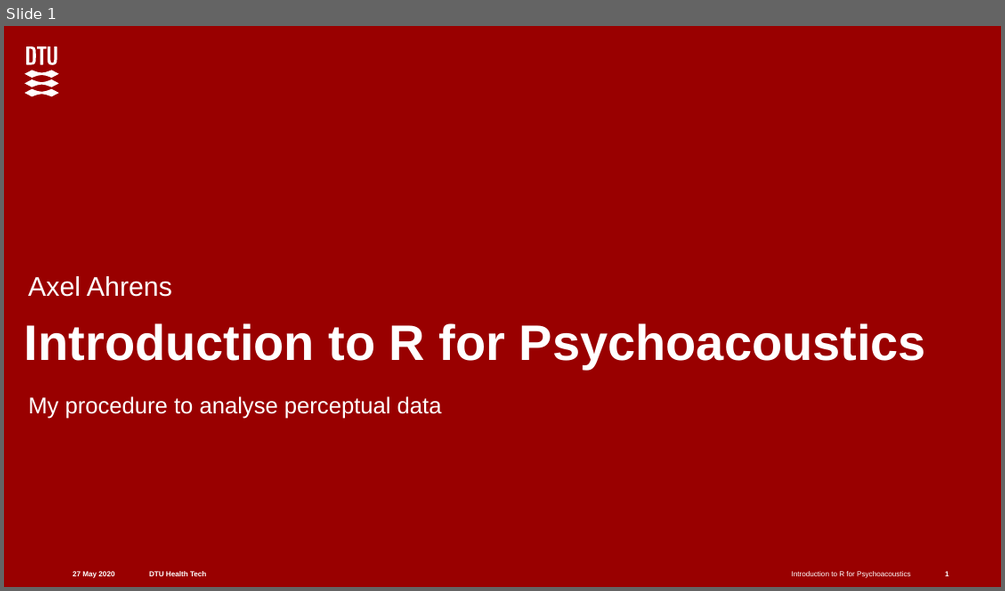
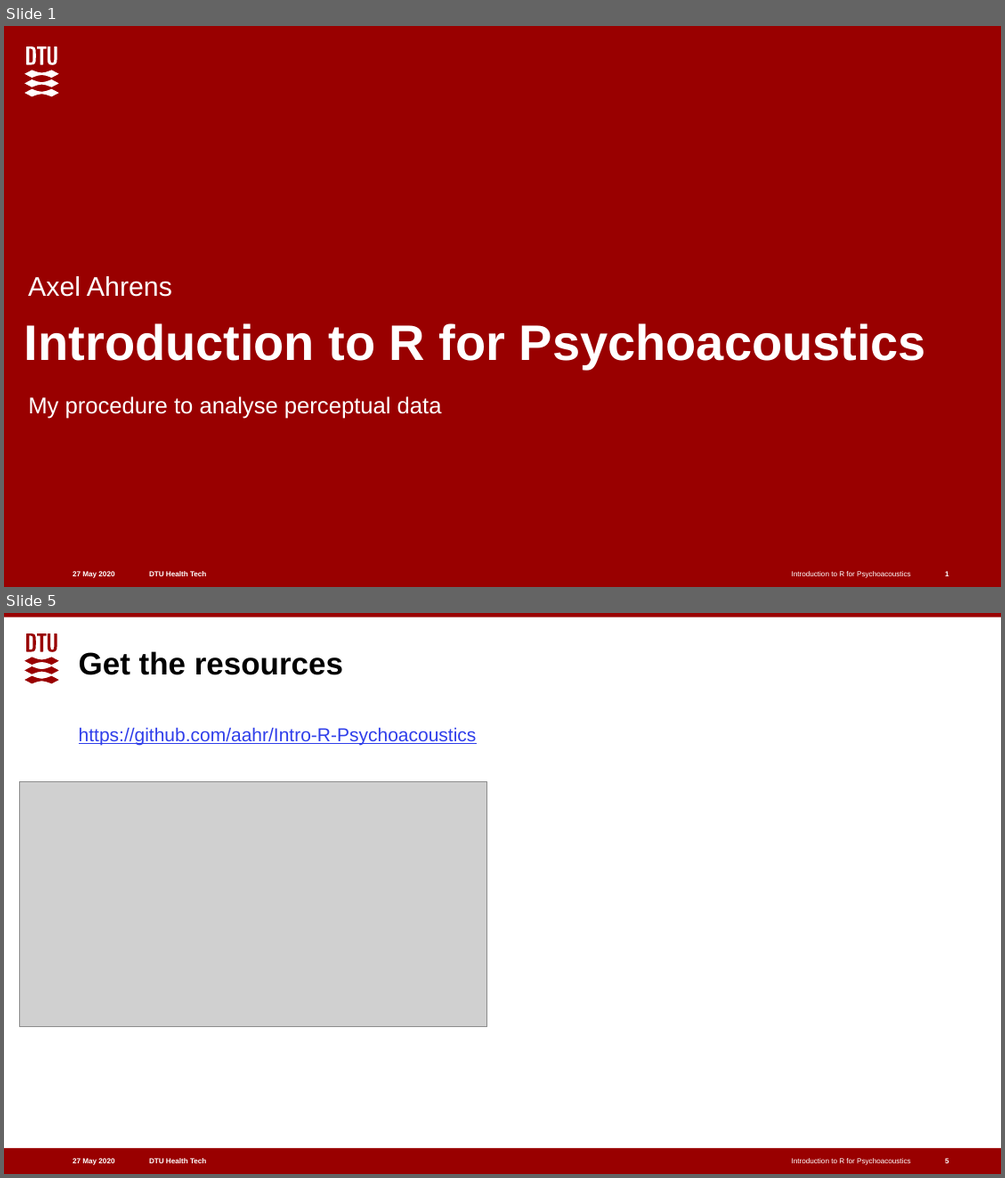
Before and after one commit to aahr/Intro-R-Psychoacoustics, a slide deck: introR4AuditoryScience.pptx. Shown one above the other, each under a label of ours: slide 1 before the commit, slides 1 and 5 after it; the slides between them are not shown. The pictures are 1005x591 and 1005x1178 pixels, drawn with LibreOffice and Linux fonts; fonts in the diff are those of the drawing; grey boxes stand for pictures. Boxes give left, top, right and bottom in pixels: in the first picture for what was removed or moved away, otherwise in the second. Text is boxed around its words. In the diff, an @@ line names an element or a change of style, - is before the commit and + after.

```diff
--- a/introR4AuditoryScience.pptx
+++ b/introR4AuditoryScience.pptx
@@ slide 5 added at [4,613,1001,1174], background #FFFFFF; not listed: 5 template elements that a slide beside it also shows @@
@@ freeform shape added at [25,634,59,684], fill #990000 @@
@@ title added at [79,651,343,675], 30 pt, text #000000, bold @@
+Get the resources
@@ text added at [79,727,477,745], 18 pt, text #2F3EEA, underline @@
+https://github.com/aahr/Intro-R-Psychoacoustics
@@ picture added at [20,781,487,1027] @@
@@ page number added at [945,1157,949,1165], 7 pt, text #FFFFFF, bold @@
+5
```
Also in this commit, not shown: 7 slides changed, 5 other slides added, 1 slide removed.
